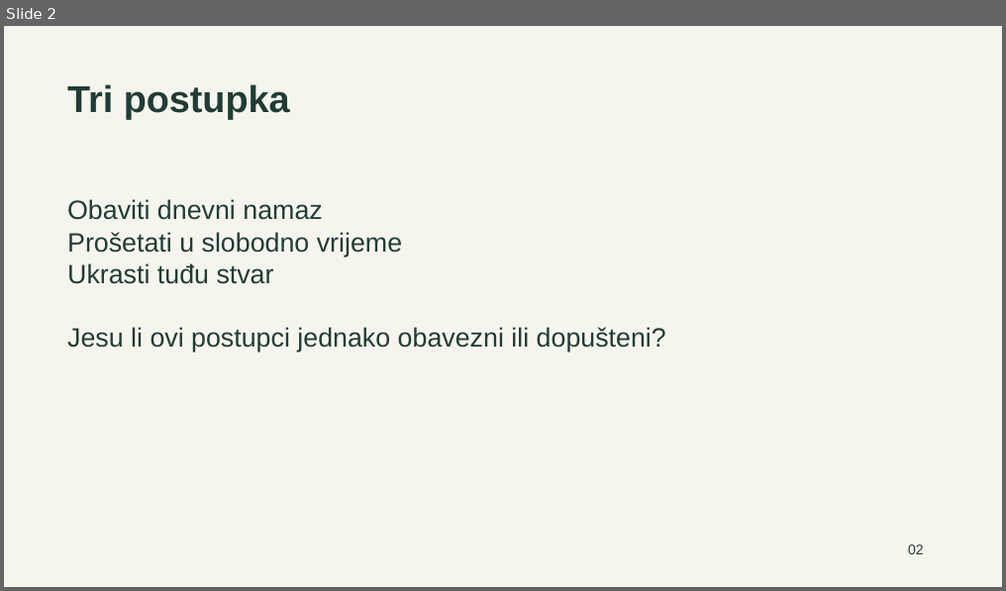
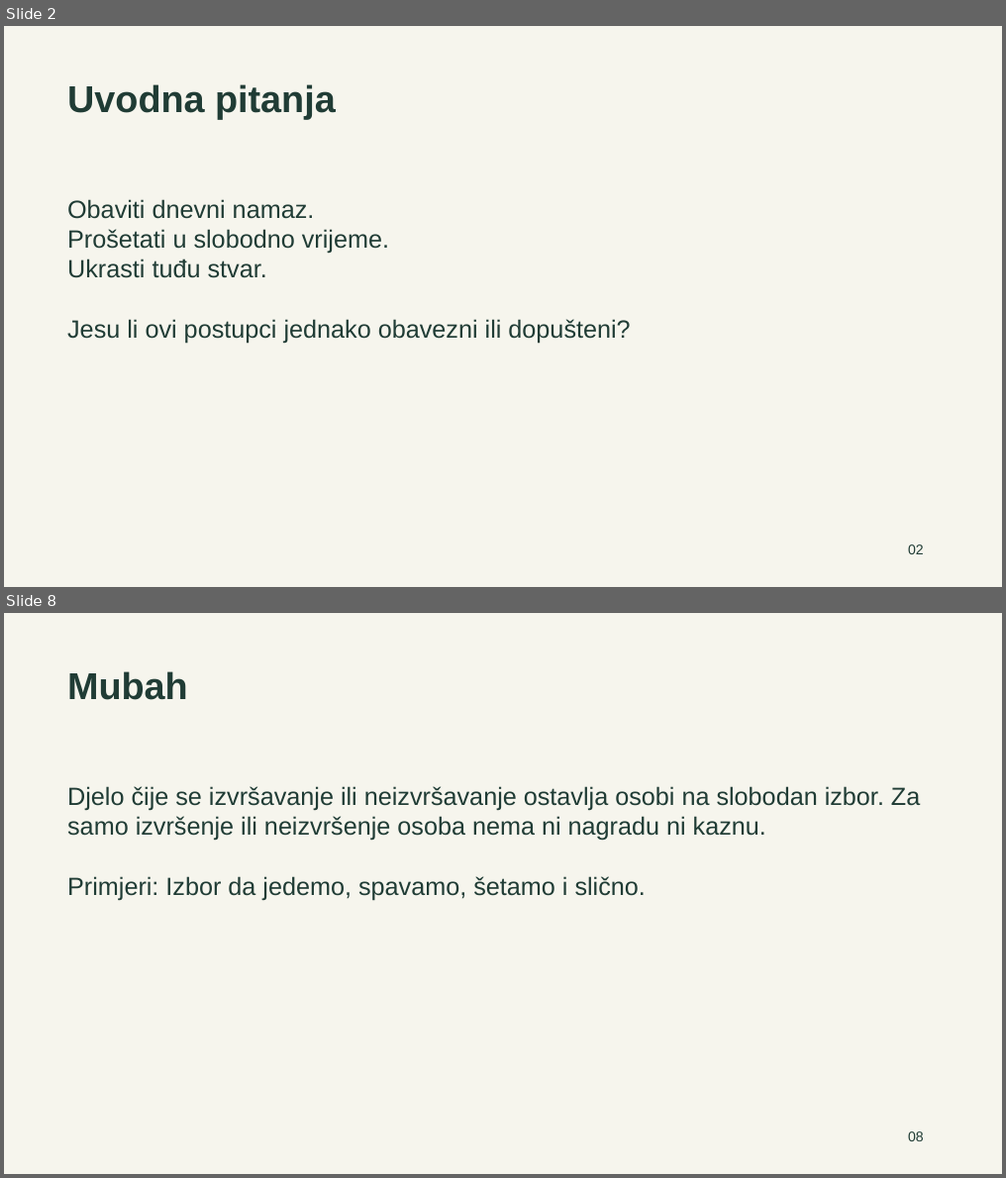
Before and after one commit to vjeronaukaskola/ogledni-cas-vrednovanje-djela, a slide deck: materijali/Prezentacija.pptx. Shown one above the other, each under a label of ours: slide 2 before the commit, slides 2 and 8 after it; the slides between them are not shown. The pictures are 1006x591 and 1006x1178 pixels, drawn with LibreOffice and Linux fonts; fonts in the diff are those of the drawing. Boxes give left, top, right and bottom in pixels: in the first picture for what was removed or moved away, otherwise in the second. Text is boxed around its words. In the diff, an @@ line names an element or a change of style, - is before the commit and + after.

```diff
--- a/materijali/Prezentacija.pptx
+++ b/materijali/Prezentacija.pptx
@@ slide 8 added at (4, 613, 1002, 1174), background #F6F5ED @@
@@ text added at (67, 671, 188, 700), 36 pt, text #203C35, bold @@
+Mubah
@@ text added at (67, 786, 920, 900), 24 pt, text #203C35 @@
+Djelo čije se izvršavanje ili neizvršavanje ostavlja osobi na slobodan izbor. Za samo izvršenje ili neizvršenje osoba nema ni nagradu ni kaznu.
+Primjeri: Izbor da jedemo, spavamo, šetamo i slično.
@@ text added at (908, 1132, 924, 1142), 13.5 pt, text #203C35 @@
+08
@@ slide 2 changed as well @@
@@ text at (67, 84, 336, 119): text changed @@
-Tri postupka
+Uvodna pitanja
@@ text at (67, 199, 389, 278): text changed; size 25.5 to 24 pt @@
-Obaviti dnevni namaz
-Prošetati u slobodno vrijeme
-Ukrasti tuđu stvar
+Obaviti dnevni namaz.
+Prošetati u slobodno vrijeme.
+Ukrasti tuđu stvar.
@@ text at (67, 319, 630, 343): size 25.5 to 24 pt in "Jesu li ovi postupci jednako obavezni ili ..." @@
```
Also in this commit, not shown: 10 other slides changed, 18 other slides added, 8 slides removed, 10 other files.
